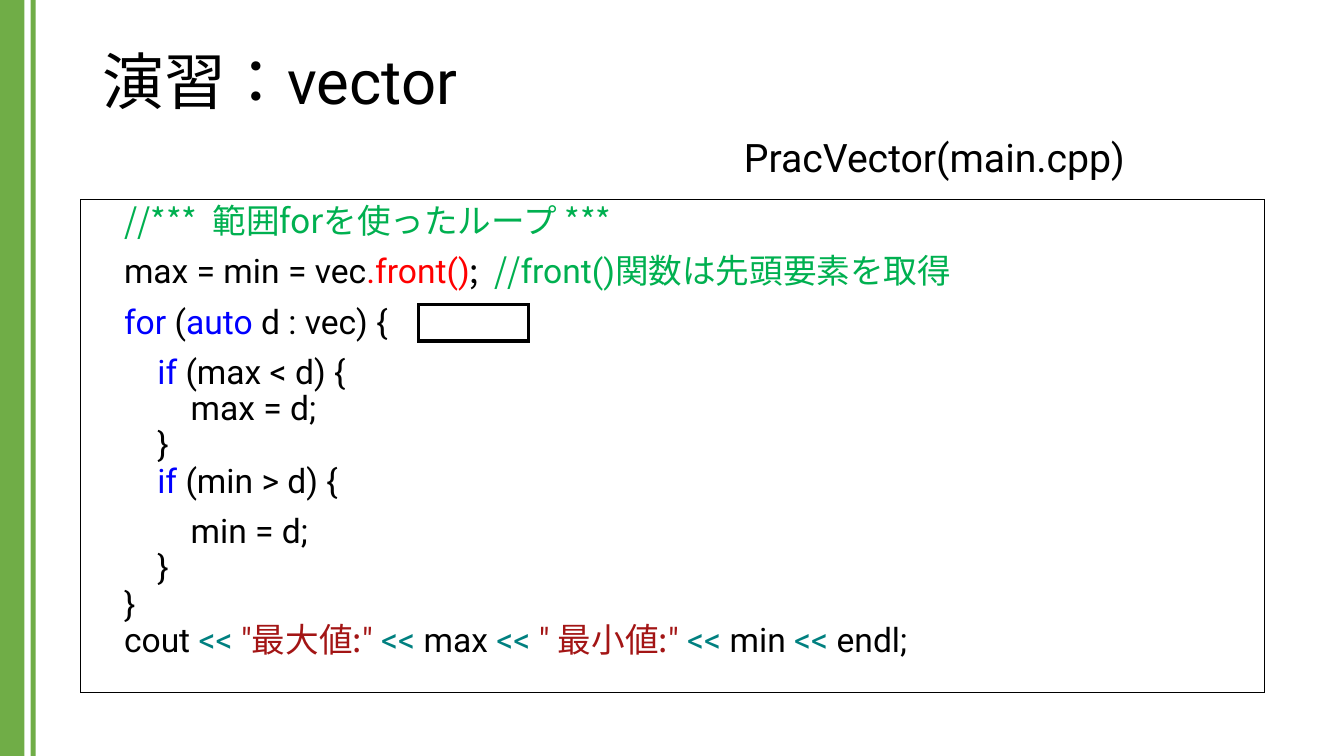
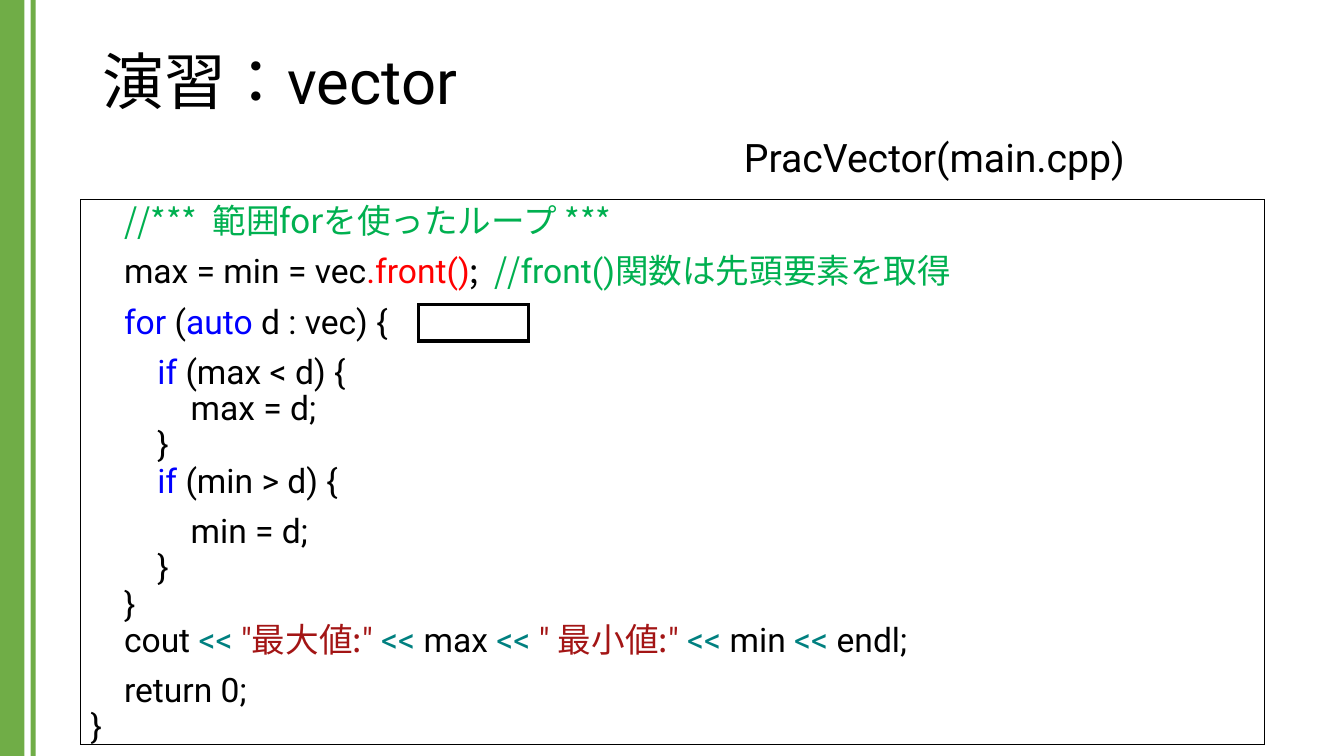
Before and after one commit to kic-murata/cpp2024, a slide deck: slide 11 of 授業資料/演習課題：vector.pptx (slide 8 before the commit). Drawn at 1344x756 pixels with LibreOffice and Linux fonts; fonts in the diff are those of the drawing. Boxes give left, top, right and bottom in pixels: in the first picture for what was removed or moved away, otherwise in the second. Text is boxed around its words. In the diff, an @@ line names an element or a change of style, - is before the commit and + after.

```diff
--- a/授業資料/演習課題：vector.pptx
+++ b/授業資料/演習課題：vector.pptx
@@ text "//*** 範囲forを使ったループ ***": place and size @@
-text "//*** 範囲forを使ったループ ***" at <box>81,200,1264,693</box>
+text "//*** 範囲forを使ったループ ***" at <box>81,200,1264,744</box>
@@ text at <box>124,677,247,707</box>: paragraph added @@
+return 0;
+}
```
Also in this commit, not shown: 7 other slides changed, 8 slides added, 1 other file.
